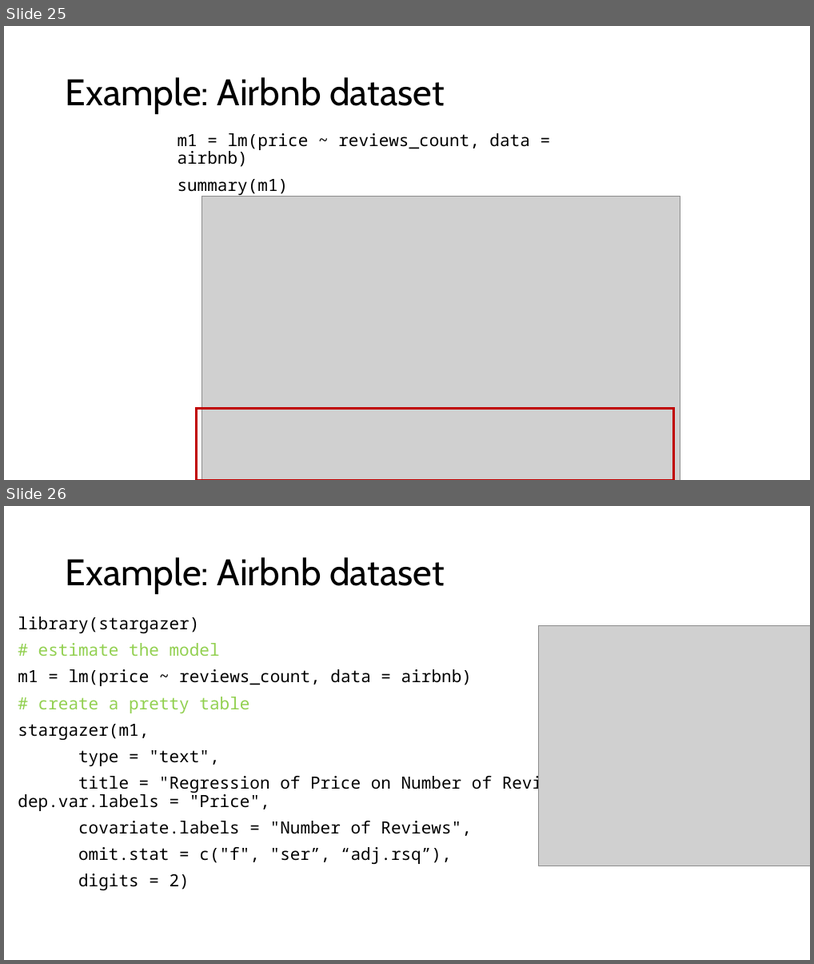
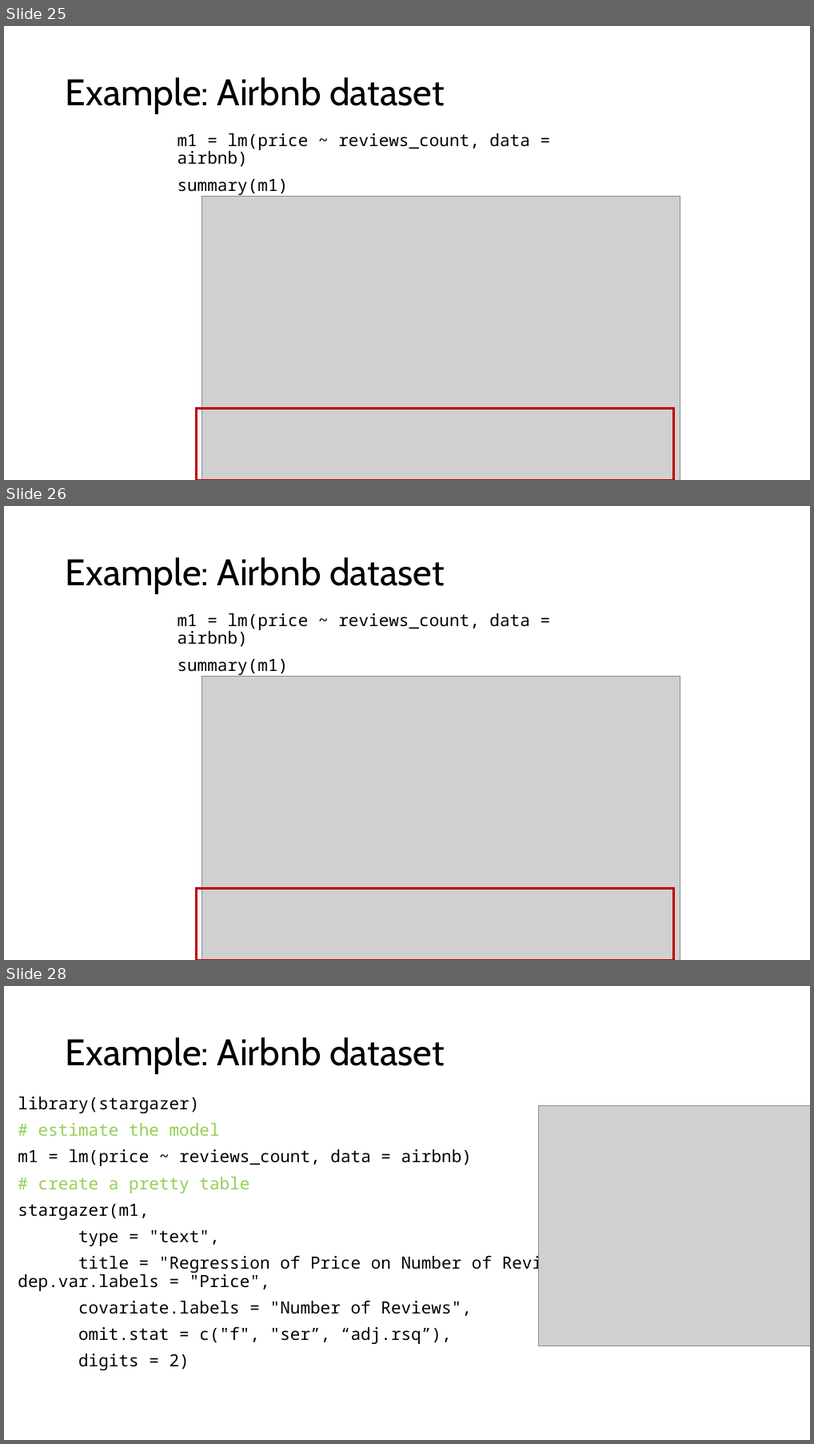
Before and after one commit to dadepro/mkt566, a slide deck: w4/w4-1-ols.pptx. Shown one above the other, each under a label of ours: slides 25 and 26 before the commit, slides 25, 26 and 28 after it; the slides between them are not shown. The pictures are 814x964 and 814x1444 pixels, drawn with LibreOffice and Linux fonts; fonts in the diff are those of the drawing; grey boxes stand for pictures. Boxes give left, top, right and bottom in pixels: in the first picture for what was removed or moved away, otherwise in the second. Text is boxed around its words. In the diff, an @@ line names an element or a change of style, - is before the commit and + after.

```diff
--- a/w4/w4-1-ols.pptx
+++ b/w4/w4-1-ols.pptx
@@ slide 26 added at (4,506,810,960), background #FFFFFF @@
@@ title added at (66,557,444,594), 44 pt, text #000000 @@
+Example: Airbnb dataset
@@ text added at (178,613,530,676), 20 pt, text #000000 @@
+m1 = lm(price ~ reviews_count, data = airbnb)
+summary(m1)
@@ picture added at (202,676,680,960) @@
@@ rectangle added at (196,888,674,960), outline #C00000 2.5 pt @@
@@ what was slide 26 is now slide 28 @@
```
Also in this commit, not shown: 1 other slide added, 1 other file.
